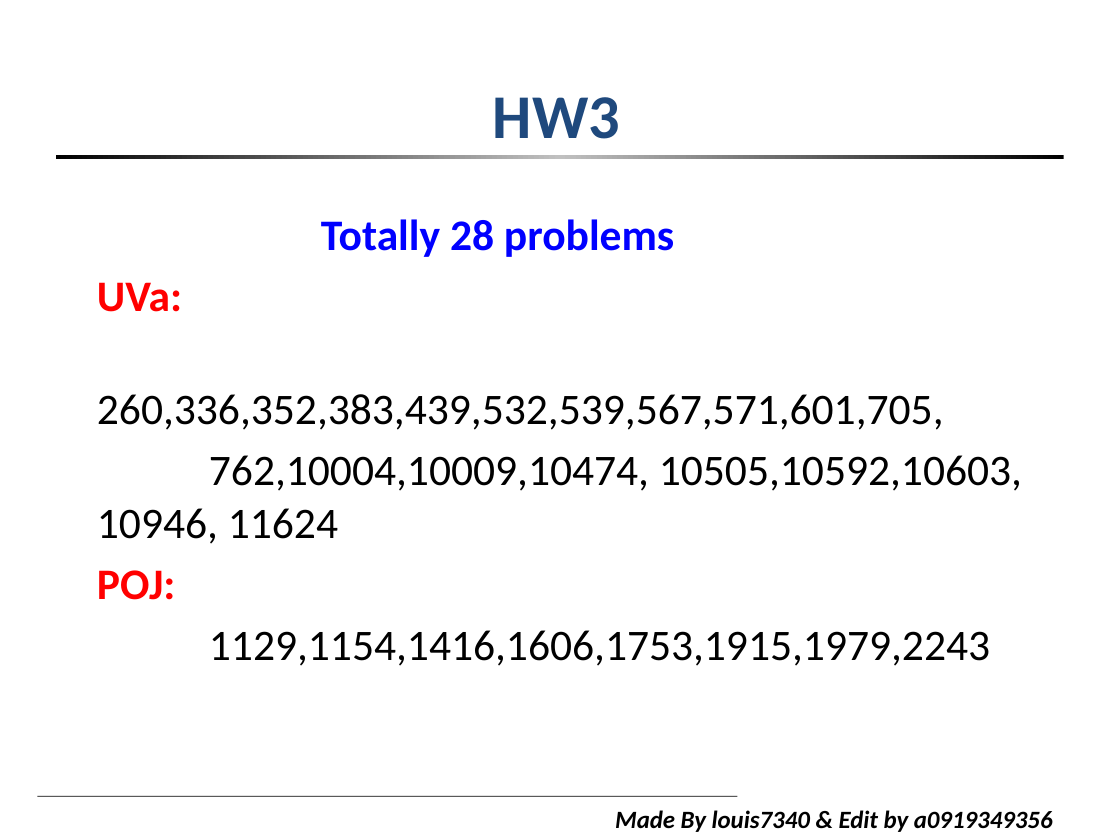
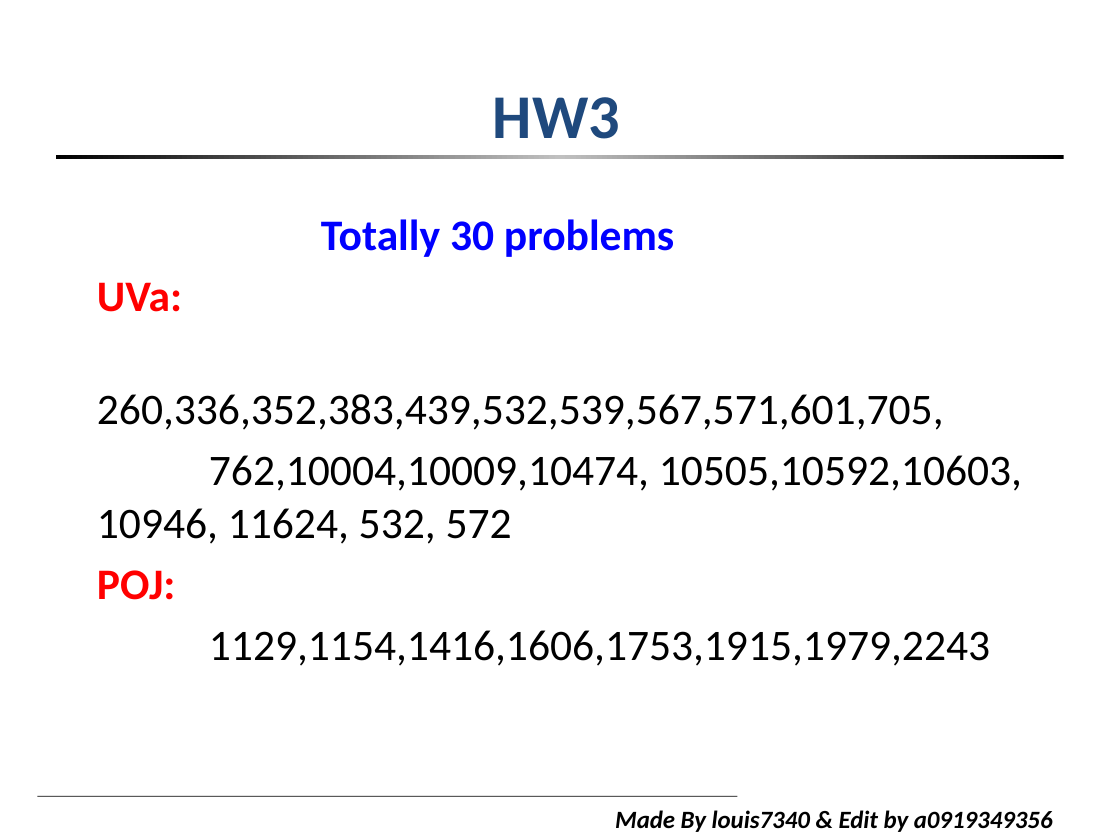
Before and after one commit to nckuacm/acp_cheatsheet, a slide deck: slide 91 of docs/2018_spring/slides/BFS_DFS.pptx. Drawn at 1120x840 pixels with LibreOffice and Linux fonts; fonts in the diff are those of the drawing; background and template pictures are left out. Boxes give left, top, right and bottom in pixels: in the first picture for what was removed or moved away, otherwise in the second. Text is boxed around its words. In the diff, an @@ line names an element or a change of style, - is before the commit and + after.

Commit message:
BFS_DFS ppt updated

```diff
--- a/docs/2018_spring/slides/BFS_DFS.pptx
+++ b/docs/2018_spring/slides/BFS_DFS.pptx
@@ text at bbox=[321, 219, 674, 257]: text changed @@
-Totally 28 problems
+Totally 30 problems
@@ text at bbox=[97, 455, 1022, 544]: text changed @@
-762,10004,10009,10474, 10505,10592,10603, 10946, 11624
+762,10004,10009,10474, 10505,10592,10603, 10946, 11624, 532, 572
```
Also in this commit, not shown: 1 other slide changed.
